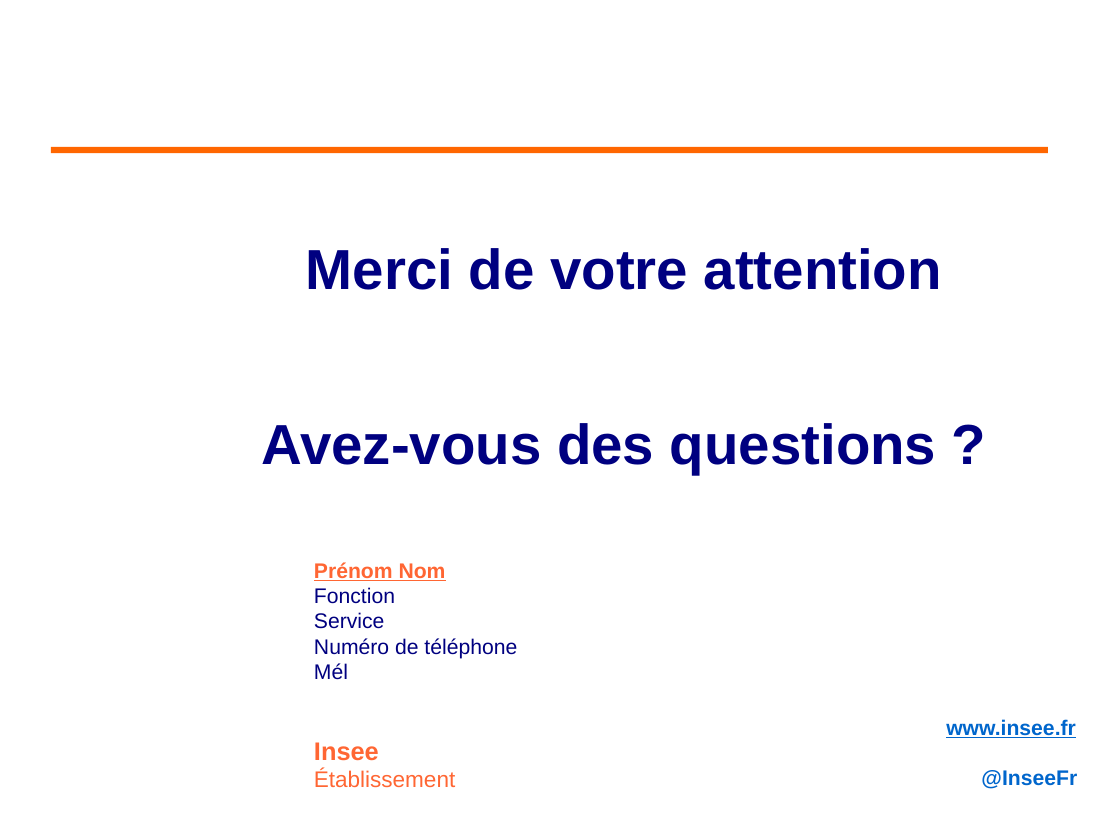
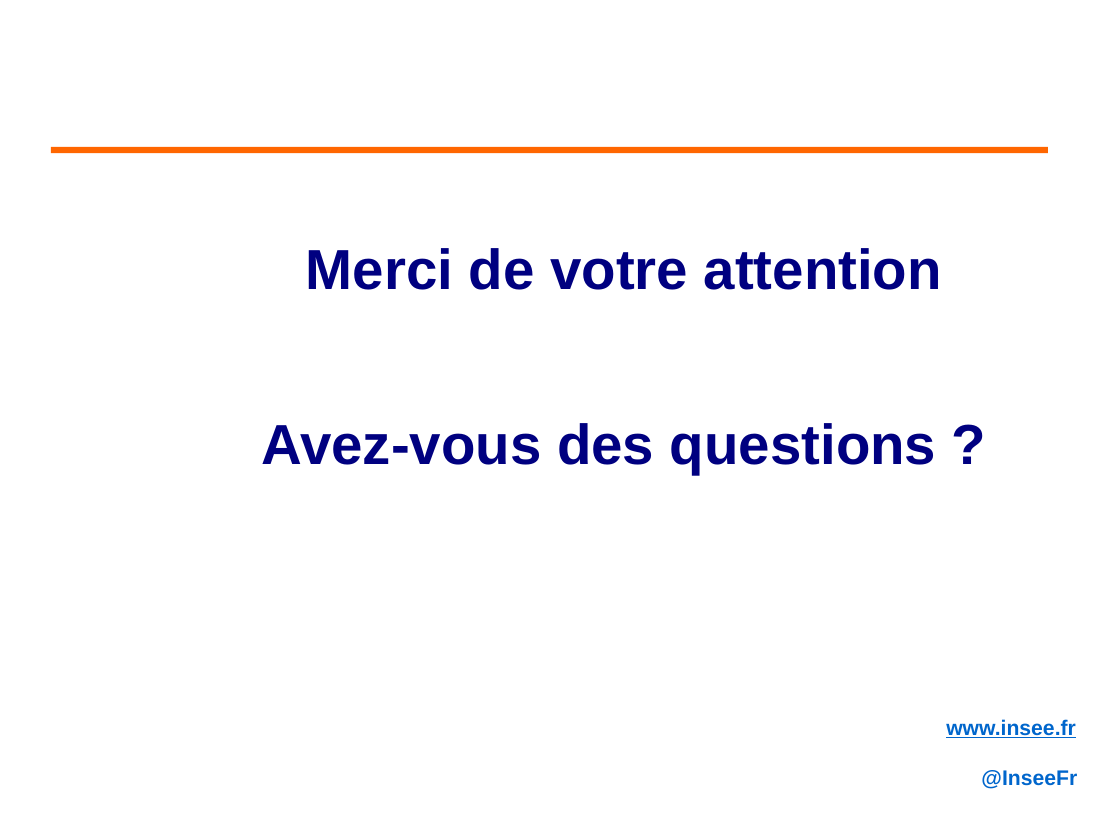
Before and after one commit to philphils/formation-hibernate-basique, a slide deck: slide 201 of Documentation/diapo_formation_hibernate.odp (slide 188 before the commit). Drawn at 1120x840 pixels with LibreOffice and Linux fonts; fonts in the diff are those of the drawing; background and template pictures are left out. Boxes give left, top, right and bottom in pixels: in the first picture for what was removed or moved away, otherwise in the second. Text is boxed around its words. In the diff, an @@ line names an element or a change of style, - is before the commit and + after.

```diff
--- a/Documentation/diapo_formation_hibernate.odp
+++ b/Documentation/diapo_formation_hibernate.odp
@@ text removed at (314, 562, 517, 788) @@
-Prénom Nom
-Fonction
-Service
-Numéro de téléphone
-Mél
-Insee
-Établissement
```
Also in this commit, not shown: 1 other slide changed, 13 slides added.
